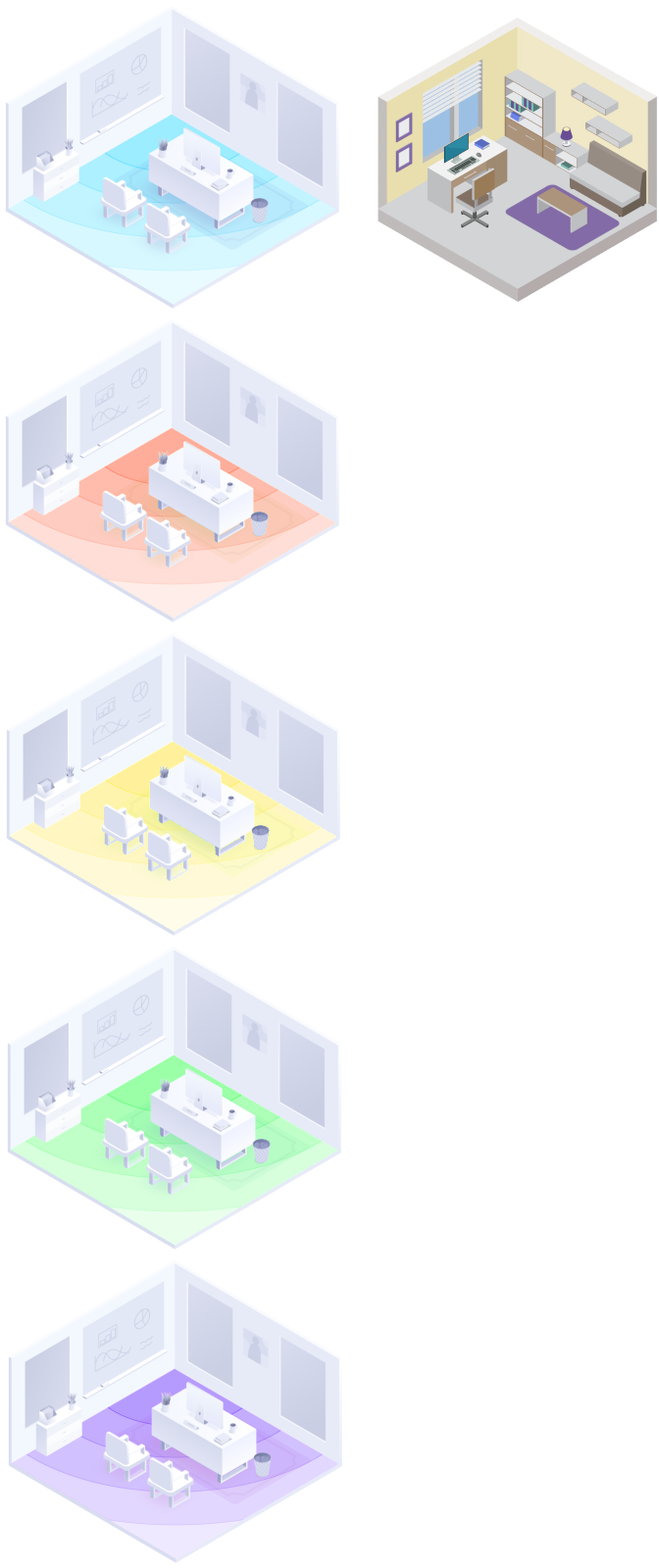
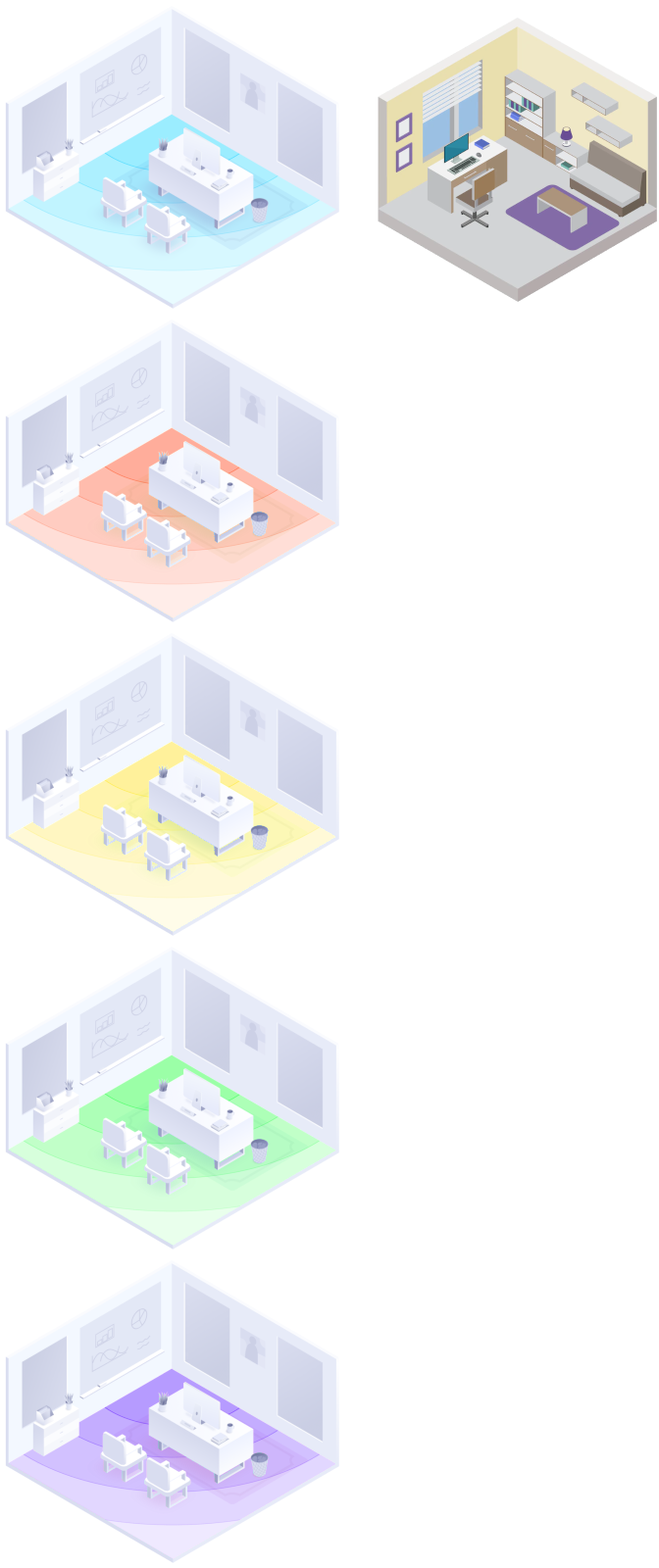
Before/after of a w=659, h=1568 layered artwork. What changed in the layer stack:
painted on "RH_Rooms.png" over [4, 634, 343, 1564]
